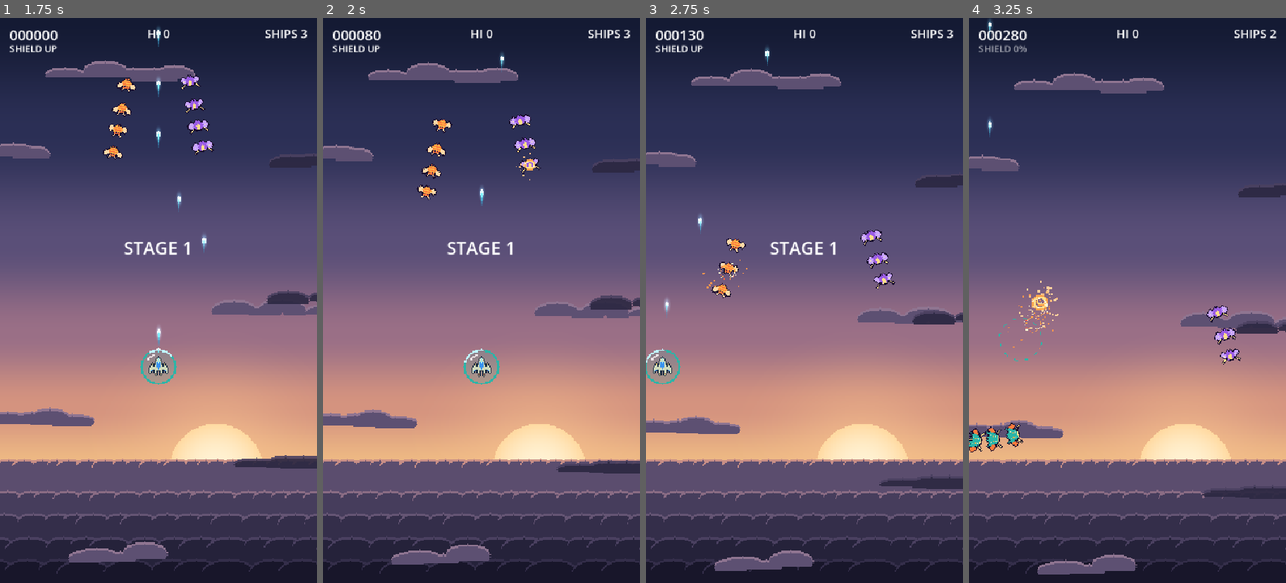
Above: before the commit, frames 1-4 (left to right).
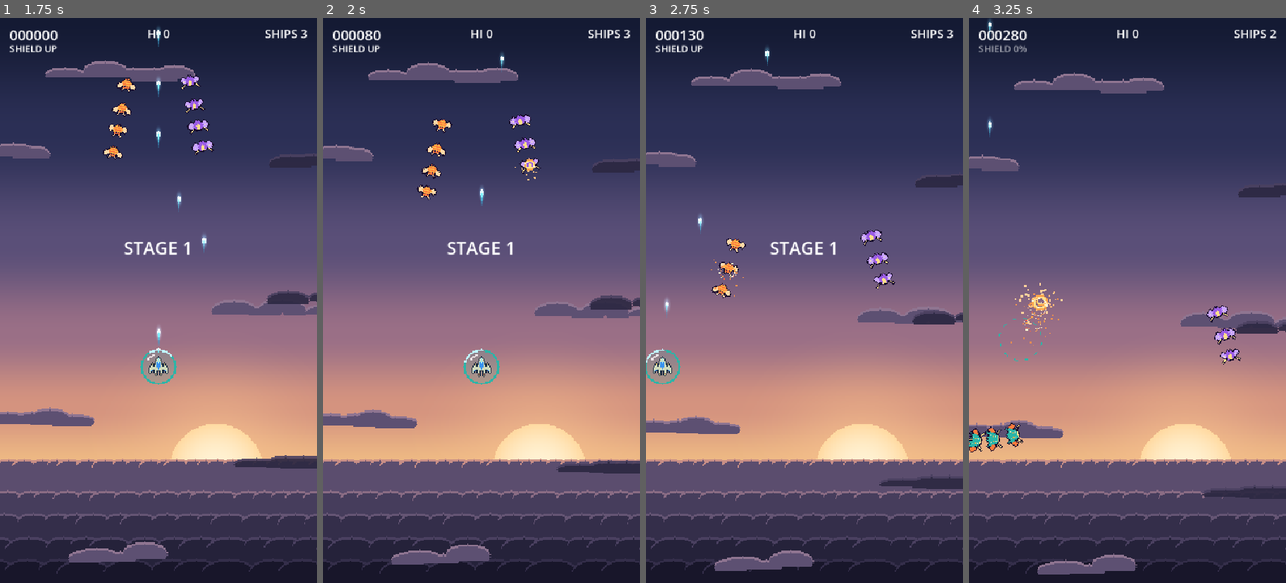
Above: after the commit, the same moments.

Repository: eagit2/gal
Game: Godot game, scene res://scenes/main/boot.tscn
Two runs of this game, one before a commit and one after it. Both use one fixed random seed, a clock stepped at 60 frames per second and the inputs below. Sound files missing from this copy of the repository are replaced by a short silence.
Inputs (mouse positions are in pixels of both pictures, inside the frame that each line leads up to):
- Up to frame 1 (1.75 s): tap Enter at 0.5 s; move the mouse to (142, 413) at 0.52 s; hold Up (move_up) 0.53-1.25 s; hold Space (fire) 0.53-1.25 s; click (142, 413) at 0.67 s; drag from (253, 385) to (158, 419) at 1.27 s
- Up to frame 2 (2 s): no input
- Up to frame 3 (2.75 s): move the mouse to (709, 215) at 2.02 s; hold Left (move_left) from 2.03 s (still down); hold Space (fire) from 2.03 s (still down); tap Z at 2.1 s
- Up to frame 4 (3.25 s): release Left (move_left) at 2.75 s; release Space (fire) at 2.75 s; drag from (1143, 300) to (984, 368) at 2.77 s

Frame 1 is identical in both runs. In frame 2, less than 0.1% of the frame differs, in the area x 60-68%, y 23-29%; in frame 3, less than 0.1%; in frame 4, 0.2%, in the area x 12-30%, y 46-59%.

Commit message:
Audio: generated SFX and music, SoundBank data, AudioCues on EventBus
All sounds are original and synthesized by tools/audio (numpy + scipy, ffmpeg for Vorbis).
19 SFX (shots, hits, explosions, shield pop/restore, graze, combos, jingles, UI) and
8 looping tracks (title, stage, boss, one per combo style). Music follows the art style via
ThemeDef.music and crossfades, resuming the stage track after a combo. AudioManager gains
per-sound cooldown, pitch variance and voice priority; M toggles mute (saved).

Co-Authored-By: Claude Opus 5.5 (1M context) <noreply@anthropic.com>
Claude-Session: https://claude.ai/code/session_01NLwgyJuPYRoDQ1Hcnrb8kY

Diff:
--- a/autoload/audio_manager.gd
+++ b/autoload/audio_manager.gd
@@ -1,42 +1,150 @@
 extends Node
 ## Music and pooled SFX. Buses: Master > Music, SFX, UI (created at runtime until a bus layout is authored).
+## Sounds are data (data/audio/sound_bank.tres); AudioCues maps EventBus signals to them.
+## Browsers start audio on the first input; Godot resumes the web audio context by itself.
 
 const SFX_POOL_SIZE := 16
+const BANK: SoundBank = preload("res://data/audio/sound_bank.tres")
+const FADE_TIME := 0.6
+const SILENT_DB := -60.0
 
-var _music: AudioStreamPlayer
+var cues: AudioCues
+var _music: Array[AudioStreamPlayer] = []
+var _active := 0
+## Where each track was left, so a style that comes back resumes instead of restarting.
+var _positions: Dictionary = {}
+var _music_tweens: Array[Tween] = [null, null]
 var _sfx_pool: Array[AudioStreamPlayer] = []
-var _next_sfx := 0
+var _voice_priority: Array[int] = []
+var _sfx: Dictionary = {}
+var _last_played: Dictionary = {}
 
 
 func _ready() -> void:
+	process_mode = Node.PROCESS_MODE_ALWAYS
 	for bus_name in ["Music", "SFX", "UI"]:
 		if AudioServer.get_bus_index(bus_name) == -1:
 			AudioServer.add_bus()
 			AudioServer.set_bus_name(AudioServer.bus_count - 1, bus_name)
-	_music = AudioStreamPlayer.new()
-	_music.bus = "Music"
-	add_child(_music)
+	for i in 2:
+		var player := AudioStreamPlayer.new()
+		player.bus = "Music"
+		add_child(player)
+		_music.append(player)
 	for i in SFX_POOL_SIZE:
 		var player := AudioStreamPlayer.new()
 		player.bus = "SFX"
+		player.process_mode = Node.PROCESS_MODE_PAUSABLE
 		add_child(player)
 		_sfx_pool.append(player)
+		_voice_priority.append(0)
+	for def in BANK.sfx:
+		_sfx[def.id] = def
+	set_muted(SaveManager.data["settings"].get("muted", false))
+	cues = AudioCues.new()
+	add_child(cues)
 
 
-func play_music(stream: AudioStream) -> void:
-	if _music.stream == stream and _music.playing:
-		return
-	_music.stream = stream
-	_music.play()
+func _unhandled_input(event: InputEvent) -> void:
+	if event.is_action_pressed("mute"):
+		set_muted(not AudioServer.is_bus_mute(0))
+		SaveManager.data["settings"]["muted"] = AudioServer.is_bus_mute(0)
+		SaveManager.save()
 
 
+func current_music() -> AudioStream:
+	var player := _music[_active]
+	return player.stream if player.playing else null
+
+
+## Crossfades to stream. Null fades the music out.
+func play_music(stream: AudioStream, fade: float = FADE_TIME) -> void:
+	var old := _music[_active]
+	if stream != null and old.stream == stream and old.playing:
+		return
+	if old.playing:
+		_positions[old.stream] = old.get_playback_position()
+		_fade(_active, SILENT_DB, fade, true)
+	if stream == null:
+		return
+	_active = 1 - _active
+	var new := _music[_active]
+	new.stream = stream
+	new.volume_db = SILENT_DB if fade > 0.0 else 0.0
+	new.play(_positions.get(stream, 0.0))
+	_fade(_active, 0.0, fade, false)
+
+
+func _fade(index: int, to_db: float, time: float, stop_after: bool) -> void:
+	if _music_tweens[index]:
+		_music_tweens[index].kill()
+	var player := _music[index]
+	var tween := create_tween()
+	tween.tween_property(player, "volume_db", to_db, maxf(time, 0.01))
+	if stop_after:
+		tween.tween_callback(player.stop)
+	_music_tweens[index] = tween
+
+
+func stop_music(fade: float = FADE_TIME) -> void:
+	play_music(null, fade)
+
+
+## Plays a sound from the bank by id. Returns false when it was skipped (cooldown or no voice).
+func play(id: StringName, pitch: float = 1.0) -> bool:
+	var def: SfxDef = _sfx.get(id)
+	if def == null or def.streams.is_empty():
+		push_warning("AudioManager: no sound '%s'" % id)
+		return false
+	var now := Time.get_ticks_msec() / 1000.0
+	if def.cooldown > 0.0 and now - _last_played.get(id, -INF) < def.cooldown:
+		return false
+	var voice := _pick_voice(def.priority)
+	if voice == -1:
+		return false
+	_last_played[id] = now
+	var player := _sfx_pool[voice]
+	player.stream = def.streams.pick_random()
+	player.bus = def.bus
+	player.volume_db = def.volume_db
+	player.pitch_scale = pitch * (1.0 + randf_range(-def.pitch_variance, def.pitch_variance))
+	player.play()
+	_voice_priority[voice] = def.priority
+	return true
+
+
+## Plays a raw stream on the SFX bus (prefer play(id) so the sound is tunable as data).
 func play_sfx(stream: AudioStream, pitch_variance: float = 0.05) -> void:
-	var player := _sfx_pool[_next_sfx]
-	_next_sfx = (_next_sfx + 1) % SFX_POOL_SIZE
+	var voice := _pick_voice(5)
+	if voice == -1:
+		return
+	var player := _sfx_pool[voice]
 	player.stream = stream
+	player.bus = "SFX"
+	player.volume_db = 0.0
 	player.pitch_scale = 1.0 + randf_range(-pitch_variance, pitch_variance)
 	player.play()
+	_voice_priority[voice] = 5
+
+
+## A free voice, else the lowest-priority busy voice below `priority`, else -1.
+func _pick_voice(priority: int) -> int:
+	var lowest := -1
+	for i in SFX_POOL_SIZE:
+		if not _sfx_pool[i].playing:
+			return i
+		if _voice_priority[i] < priority and (lowest == -1 or _voice_priority[i] < _voice_priority[lowest]):
+			lowest = i
+	return lowest
+
+
+func has_sound(id: StringName) -> bool:
+	return _sfx.has(id)
 
 
 func set_bus_volume(bus_name: String, linear: float) -> void:
 	AudioServer.set_bus_volume_db(AudioServer.get_bus_index(bus_name), linear_to_db(linear))
+
+
+func set_muted(muted: bool) -> void:
+	AudioServer.set_bus_mute(0, muted)
--- a/autoload/controls.gd
+++ b/autoload/controls.gd
@@ -8,6 +8,7 @@
 	"move_down": [KEY_DOWN, KEY_S],
 	"fire": [KEY_SPACE, KEY_Z, KEY_J],
 	"pause": [KEY_ESCAPE, KEY_P],
+	"mute": [KEY_M],
 	"debug_style": [KEY_F2],
 }
 const PAD_BUTTONS := {
--- a/autoload/save_manager.gd
+++ b/autoload/save_manager.gd
@@ -17,7 +17,7 @@
 		"currency": 0,
 		"high_score": 0,
 		"unlocks": [],
-		"settings": {"music_volume": 0.8, "sfx_volume": 0.8, "auto_fire": false},
+		"settings": {"music_volume": 0.8, "sfx_volume": 0.8, "muted": false, "auto_fire": false},
 	}
 
 
--- /dev/null
+++ b/data/audio/sound_bank.tres
@@ -0,0 +1,223 @@
+[gd_resource type="Resource" script_class="SoundBank" load_steps=43 format=3]
+
+[ext_resource type="Script" path="res://resources/sound_bank.gd" id="bank"]
+[ext_resource type="Script" path="res://resources/sfx_def.gd" id="sfx_def"]
+[ext_resource type="AudioStream" path="res://assets/audio/music/boss.ogg" id="m_boss"]
+[ext_resource type="AudioStream" path="res://assets/audio/music/title.ogg" id="m_title"]
+[ext_resource type="AudioStream" path="res://assets/audio/sfx/shot.wav" id="s_shot"]
+[ext_resource type="AudioStream" path="res://assets/audio/sfx/shot_hit.wav" id="s_shot_hit"]
+[ext_resource type="AudioStream" path="res://assets/audio/sfx/explode_small.wav" id="s_explode_small"]
+[ext_resource type="AudioStream" path="res://assets/audio/sfx/explode_big.wav" id="s_explode_big"]
+[ext_resource type="AudioStream" path="res://assets/audio/sfx/player_hit.wav" id="s_player_hit"]
+[ext_resource type="AudioStream" path="res://assets/audio/sfx/shield_pop.wav" id="s_shield_pop"]
+[ext_resource type="AudioStream" path="res://assets/audio/sfx/shield_restore.wav" id="s_shield_restore"]
+[ext_resource type="AudioStream" path="res://assets/audio/sfx/graze.wav" id="s_graze"]
+[ext_resource type="AudioStream" path="res://assets/audio/sfx/pickup.wav" id="s_pickup"]
+[ext_resource type="AudioStream" path="res://assets/audio/sfx/upgrade_pick.wav" id="s_upgrade_pick"]
+[ext_resource type="AudioStream" path="res://assets/audio/sfx/combo_start.wav" id="s_combo_start"]
+[ext_resource type="AudioStream" path="res://assets/audio/sfx/combo_end.wav" id="s_combo_end"]
+[ext_resource type="AudioStream" path="res://assets/audio/sfx/synergy.wav" id="s_synergy"]
+[ext_resource type="AudioStream" path="res://assets/audio/sfx/stage_start.wav" id="s_stage_start"]
+[ext_resource type="AudioStream" path="res://assets/audio/sfx/stage_clear.wav" id="s_stage_clear"]
+[ext_resource type="AudioStream" path="res://assets/audio/sfx/game_over.wav" id="s_game_over"]
+[ext_resource type="AudioStream" path="res://assets/audio/sfx/ui_move.wav" id="s_ui_move"]
+[ext_resource type="AudioStream" path="res://assets/audio/sfx/ui_confirm.wav" id="s_ui_confirm"]
+[ext_resource type="AudioStream" path="res://assets/audio/sfx/ui_back.wav" id="s_ui_back"]
+
+[sub_resource type="Resource" id="shot"]
+script = ExtResource("sfx_def")
+id = &"shot"
+streams = Array[AudioStream]([ExtResource("s_shot")])
+volume_db = -10.0
+pitch_variance = 0.06
+cooldown = 0.05
+priority = 1
+bus = &"SFX"
+
+[sub_resource type="Resource" id="shot_hit"]
+script = ExtResource("sfx_def")
+id = &"shot_hit"
+streams = Array[AudioStream]([ExtResource("s_shot_hit")])
+volume_db = -12.0
+pitch_variance = 0.1
+cooldown = 0.03
+priority = 2
+bus = &"SFX"
+
+[sub_resource type="Resource" id="explode_small"]
+script = ExtResource("sfx_def")
+id = &"explode_small"
+streams = Array[AudioStream]([ExtResource("s_explode_small")])
+volume_db = -4.0
+pitch_variance = 0.12
+cooldown = 0.03
+priority = 5
+bus = &"SFX"
+
+[sub_resource type="Resource" id="explode_big"]
+script = ExtResource("sfx_def")
+id = &"explode_big"
+streams = Array[AudioStream]([ExtResource("s_explode_big")])
+volume_db = -2.0
+pitch_variance = 0.08
+cooldown = 0.05
+priority = 7
+bus = &"SFX"
+
+[sub_resource type="Resource" id="player_hit"]
+script = ExtResource("sfx_def")
+id = &"player_hit"
+streams = Array[AudioStream]([ExtResource("s_player_hit")])
+volume_db = 0.0
+pitch_variance = 0.0
+cooldown = 0.3
+priority = 10
+bus = &"SFX"
+
+[sub_resource type="Resource" id="shield_pop"]
+script = ExtResource("sfx_def")
+id = &"shield_pop"
+streams = Array[AudioStream]([ExtResource("s_shield_pop")])
+volume_db = 0.0
+pitch_variance = 0.03
+cooldown = 0.2
+priority = 9
+bus = &"SFX"
+
+[sub_resource type="Resource" id="shield_restore"]
+script = ExtResource("sfx_def")
+id = &"shield_restore"
+streams = Array[AudioStream]([ExtResource("s_shield_restore")])
+volume_db = -4.0
+pitch_variance = 0.0
+cooldown = 0.5
+priority = 8
+bus = &"SFX"
+
+[sub_resource type="Resource" id="graze"]
+script = ExtResource("sfx_def")
+id = &"graze"
+streams = Array[AudioStream]([ExtResource("s_graze")])
+volume_db = -10.0
+pitch_variance = 0.15
+cooldown = 0.06
+priority = 2
+bus = &"SFX"
+
+[sub_resource type="Resource" id="pickup"]
+script = ExtResource("sfx_def")
+id = &"pickup"
+streams = Array[AudioStream]([ExtResource("s_pickup")])
+volume_db = -4.0
+pitch_variance = 0.02
+cooldown = 0.05
+priority = 7
+bus = &"SFX"
+
+[sub_resource type="Resource" id="upgrade_pick"]
+script = ExtResource("sfx_def")
+id = &"upgrade_pick"
+streams = Array[AudioStream]([ExtResource("s_upgrade_pick")])
+volume_db = -3.0
+pitch_variance = 0.0
+cooldown = 0.1
+priority = 8
+bus = &"UI"
+
+[sub_resource type="Resource" id="combo_start"]
+script = ExtResource("sfx_def")
+id = &"combo_start"
+streams = Array[AudioStream]([ExtResource("s_combo_start")])
+volume_db = -2.0
+pitch_variance = 0.0
+cooldown = 0.5
+priority = 9
+bus = &"SFX"
+
+[sub_resource type="Resource" id="combo_end"]
+script = ExtResource("sfx_def")
+id = &"combo_end"
+streams = Array[AudioStream]([ExtResource("s_combo_end")])
+volume_db = -5.0
+pitch_variance = 0.0
+cooldown = 0.5
+priority = 8
+bus = &"SFX"
+
+[sub_resource type="Resource" id="synergy"]
+script = ExtResource("sfx_def")
+id = &"synergy"
+streams = Array[AudioStream]([ExtResource("s_synergy")])
+volume_db = -3.0
+pitch_variance = 0.0
+cooldown = 0.3
+priority = 8
+bus = &"SFX"
+
+[sub_resource type="Resource" id="stage_start"]
+script = ExtResource("sfx_def")
+id = &"stage_start"
+streams = Array[AudioStream]([ExtResource("s_stage_start")])
+volume_db = -4.0
+pitch_variance = 0.0
+cooldown = 1.0
+priority = 8
+bus = &"UI"
+
+[sub_resource type="Resource" id="stage_clear"]
+script = ExtResource("sfx_def")
+id = &"stage_clear"
+streams = Array[AudioStream]([ExtResource("s_stage_clear")])
+volume_db = -3.0
+pitch_variance = 0.0
+cooldown = 1.0
+priority = 8
+bus = &"UI"
+
+[sub_resource type="Resource" id="game_over"]
+script = ExtResource("sfx_def")
+id = &"game_over"
+streams = Array[AudioStream]([ExtResource("s_game_over")])
+volume_db = -2.0
+pitch_variance = 0.0
+cooldown = 2.0
+priority = 10
+bus = &"UI"
+
+[sub_resource type="Resource" id="ui_move"]
+script = ExtResource("sfx_def")
+id = &"ui_move"
+streams = Array[AudioStream]([ExtResource("s_ui_move")])
+volume_db = -8.0
+pitch_variance = 0.0
+cooldown = 0.03
+priority = 6
+bus = &"UI"
+
+[sub_resource type="Resource" id="ui_confirm"]
+script = ExtResource("sfx_def")
+id = &"ui_confirm"
+streams = Array[AudioStream]([ExtResource("s_ui_confirm")])
+volume_db = -5.0
+pitch_variance = 0.0
+cooldown = 0.05
+priority = 6
+bus = &"UI"
+
+[sub_resource type="Resource" id="ui_back"]
+script = ExtResource("sfx_def")
+id = &"ui_back"
+streams = Array[AudioStream]([ExtResource("s_ui_back")])
+volume_db = -5.0
+pitch_variance = 0.0
+cooldown = 0.05
+priority = 6
+bus = &"UI"
+
+[resource]
+script = ExtResource("bank")
+sfx = Array[ExtResource("sfx_def")]([SubResource("shot"), SubResource("shot_hit"), SubResource("explode_small"), SubResource("explode_big"), SubResource("player_hit"), SubResource("shield_pop"), SubResource("shield_restore"), SubResource("graze"), SubResource("pickup"), SubResource("upgrade_pick"), SubResource("combo_start"), SubResource("combo_end"), SubResource("synergy"), SubResource("stage_start"), SubResource("stage_clear"), SubResource("game_over"), SubResource("ui_move"), SubResource("ui_confirm"), SubResource("ui_back")])
+boss_music = ExtResource("m_boss")
+scene_music = {
+"res://scenes/main/title.tscn": ExtResource("m_title")
+}
--- a/data/enemies/warden.tres
+++ b/data/enemies/warden.tres
@@ -8,6 +8,7 @@
 script = ExtResource("1")
 id = &"warden"
 hp = 2
+death_sound = &"explode_big"
 score = 150
 dive_score = 400
 speed = 230.0
--- a/data/themes/dusk_armada.tres
+++ b/data/themes/dusk_armada.tres
@@ -1,6 +1,7 @@
-[gd_resource type="Resource" script_class="ThemeDef" load_steps=2 format=3]
+[gd_resource type="Resource" script_class="ThemeDef" load_steps=3 format=3]
 
 [ext_resource type="Script" path="res://resources/theme_def.gd" id="1"]
+[ext_resource type="AudioStream" path="res://assets/audio/music/dusk_armada.ogg" id="music"]
 
 [resource]
 script = ExtResource("1")
@@ -8,3 +9,4 @@
 display_name = "Dusk Armada"
 family = &"pixel"
 palette = Array[Color]([Color(0.078, 0.039, 0.157, 1), Color(0.451, 0.129, 0.373, 1), Color(0.91, 0.392, 0.314, 1), Color(0.988, 0.647, 0.302, 1), Color(0.957, 0.89, 0.757, 1), Color(0.169, 0.71, 0.659, 1), Color(0.91, 0.271, 0.478, 1)])
+music = ExtResource("music")
--- a/data/themes/outrun_grid.tres
+++ b/data/themes/outrun_grid.tres
@@ -1,6 +1,7 @@
-[gd_resource type="Resource" script_class="ThemeDef" load_steps=2 format=3]
+[gd_resource type="Resource" script_class="ThemeDef" load_steps=3 format=3]
 
 [ext_resource type="Script" path="res://resources/theme_def.gd" id="1"]
+[ext_resource type="AudioStream" path="res://assets/audio/music/outrun_grid.ogg" id="music"]
 
 [resource]
 script = ExtResource("1")
@@ -8,3 +9,4 @@
 display_name = "Outrun Grid"
 family = &"vector"
 palette = Array[Color]([Color(0.02, 0.004, 0.059, 1), Color(0.169, 0.039, 0.29, 1), Color(1, 0.247, 0.847, 1), Color(0.176, 0.886, 0.902, 1), Color(1, 0.608, 0.239, 1), Color(0.976, 0.973, 0.443, 1)])
+music = ExtResource("music")
--- a/resources/enemy_def.gd
+++ b/resources/enemy_def.gd
@@ -3,6 +3,8 @@
 
 @export var id: StringName
 @export var hp: int = 1
+## SoundBank id played when it dies.
+@export var death_sound: StringName = &"explode_small"
 @export var score: int = 50
 ## Score when killed mid-dive.
 @export var dive_score: int = 100
--- /dev/null
+++ b/resources/sfx_def.gd
@@ -0,0 +1,14 @@
+class_name SfxDef
+extends Resource
+## One sound effect. AudioCues plays these by id through AudioManager.play().
+
+@export var id: StringName
+## One is picked at random each time, for variety.
+@export var streams: Array[AudioStream] = []
+@export var volume_db: float = 0.0
+@export var pitch_variance: float = 0.05
+## Minimum seconds between two plays of this sound (stops machine-gun stacking).
+@export var cooldown: float = 0.0
+## When every voice is busy, a sound may only steal a voice playing a lower priority.
+@export_range(0, 10) var priority: int = 5
+@export var bus: StringName = &"SFX"
--- /dev/null
+++ b/resources/sound_bank.gd
@@ -0,0 +1,9 @@
+class_name SoundBank
+extends Resource
+## Every sound effect plus music that doesn't come from an art style (ThemeDef.music covers those).
+
+@export var sfx: Array[SfxDef] = []
+## Played instead of the style's music on stages marked as boss stages (StageDef.boss).
+@export var boss_music: AudioStream
+## Scene file path -> music for menus that aren't the game scene (title, hangar, ...).
+@export var scene_music: Dictionary = {}
--- a/resources/stage_def.gd
+++ b/resources/stage_def.gd
@@ -14,3 +14,5 @@
 @export var reinforce_below: int = 18
 @export var modifiers: Array[StringName] = []
 @export_range(0, 3) var music_intensity: int = 1
+## Boss stage: plays SoundBank.boss_music instead of the style's music.
+@export var boss: bool = false
--- /dev/null
+++ b/systems/audio_cues.gd
@@ -0,0 +1,125 @@
+class_name AudioCues
+extends Node
+## Turns game events into sounds and music. Lives under AudioManager, so it works in every scene
+## without gameplay code knowing about audio. Music follows the art style (ThemeDef.music):
+## stages play their style's track, combo modes crossfade to theirs, boss stages use the boss track.
+
+const STAGES_DIR := "res://data/stages/%s.tres"
+## Every sound id this script plays directly (tests check they exist in the bank).
+const CUES: Array[StringName] = [&"shot", &"player_hit", &"shield_pop", &"shield_restore",
+		&"stage_start", &"stage_clear", &"game_over", &"upgrade_pick", &"ui_move", &"ui_confirm"]
+## M3 signals (combos, grazes, synergies). Connected only if EventBus has them.
+const OPTIONAL_CUES := {
+	&"shot_hit": &"shot_hit",
+	&"bullet_grazed": &"graze",
+	&"combo_started": &"combo_start",
+	&"combo_ended": &"combo_end",
+	&"synergy_activated": &"synergy",
+}
+
+var _shield_up := true
+var _boss_stage := false
+var _in_run := false
+
+
+func _ready() -> void:
+	EventBus.shot_fired.connect(_cue.bind(&"shot"))
+	EventBus.enemy_killed.connect(_on_enemy_killed)
+	EventBus.player_hit.connect(_cue.bind(&"player_hit"))
+	EventBus.shield_changed.connect(_on_shield_changed)
+	EventBus.stage_started.connect(_on_stage_started)
+	EventBus.stage_cleared.connect(_cue.bind(&"stage_clear").unbind(1))
+	EventBus.run_started.connect(_on_run_started.unbind(1))
+	EventBus.run_ended.connect(_on_run_ended)
+	EventBus.upgrade_picked.connect(_cue.bind(&"upgrade_pick").unbind(1))
+	for signal_name: StringName in OPTIONAL_CUES:
+		if EventBus.has_signal(signal_name):
+			var cue: Callable = _cue.bind(OPTIONAL_CUES[signal_name])
+			var args := _signal_arg_count(signal_name)
+			EventBus.connect(signal_name, cue.unbind(args) if args > 0 else cue)
+	get_tree().node_added.connect(_on_node_added)
+	get_tree().scene_changed.connect(_on_scene_changed)
+	get_viewport().gui_focus_changed.connect(_cue.bind(&"ui_move").unbind(1))
+	# StyleDirector is a later autoload; it is ready once the tree is.
+	_connect_style.call_deferred()
+
+
+func _connect_style() -> void:
+	StyleDirector.style_changed.connect(_on_style_changed)
+
+
+func _cue(id: StringName) -> void:
+	AudioManager.play(id)
+
+
+func _signal_arg_count(signal_name: StringName) -> int:
+	for info in EventBus.get_signal_list():
+		if info["name"] == signal_name:
+			return info["args"].size()
+	return 0
+
+
+## Music for the game scene: the boss track on boss stages, else the active style's track.
+func stage_music() -> AudioStream:
+	if _boss_stage and AudioManager.BANK.boss_music:
+		return AudioManager.BANK.boss_music
+	var theme: ThemeDef = StyleDirector.current
+	if theme.music:
+		return theme.music
+	return StyleDirector.THEMES[StyleDirector.BASE_THEME].music
+
+
+func _on_enemy_killed(enemy: Node2D, _position: Vector2, _score: int) -> void:
+	var def: EnemyDef = enemy.get("def") as EnemyDef
+	AudioManager.play(def.death_sound if def else &"explode_small")
+
+
+## The shield reports its charge in steps: 0 means it just popped, 1 means it is back.
+func _on_shield_changed(charge: float) -> void:
+	if charge <= 0.0 and _shield_up:
+		_shield_up = false
+		AudioManager.play(&"shield_pop")
+	elif charge >= 1.0 and not _shield_up:
+		_shield_up = true
+		AudioManager.play(&"shield_restore")
+
+
+func _on_run_started() -> void:
+	_in_run = true
+	_shield_up = true
+
+
+func _on_stage_started(stage_id: StringName) -> void:
+	_in_run = true
+	var path := STAGES_DIR % stage_id
+	var stage: StageDef = load(path) if ResourceLoader.exists(path) else null
+	_boss_stage = stage != null and stage.boss
+	AudioManager.play(&"stage_start")
+	AudioManager.play_music(stage_music())
+
+
+func _on_run_ended(_victory: bool) -> void:
+	_in_run = false
+	AudioManager.stop_music(1.2)
+	AudioManager.play(&"game_over")
+
+
+func _on_style_changed(_theme: ThemeDef) -> void:
+	if _in_run:
+		AudioManager.play_music(stage_music())
+
+
+func _on_scene_changed() -> void:
+	var scene := get_tree().current_scene
+	if scene == null:
+		return
+	var music: AudioStream = AudioManager.BANK.scene_music.get(scene.scene_file_path)
+	if music:
+		_in_run = false
+		AudioManager.play_music(music)
+
+
+## Every button in every menu clicks when pressed.
+func _on_node_added(node: Node) -> void:
+	if node is BaseButton:
+		(node as BaseButton).pressed.connect(_cue.bind(&"ui_confirm"))
--- /dev/null
+++ b/tests/unit/test_audio.gd
@@ -0,0 +1,47 @@
+extends TestCase
+## The sound bank is complete and music loops.
+
+const BANK_PATH := "res://data/audio/sound_bank.tres"
+
+
+func _bank_ids() -> Array[StringName]:
+	var bank: SoundBank = load(BANK_PATH)
+	var ids: Array[StringName] = []
+	for def in bank.sfx:
+		ids.append(def.id)
+	return ids
+
+
+func test_every_sound_has_a_stream() -> void:
+	var bank: SoundBank = load(BANK_PATH)
+	for def in bank.sfx:
+		expect_true(not def.streams.is_empty() and def.streams.all(func(s: AudioStream) -> bool: return s != null),
+				"%s has streams" % def.id)
+
+
+func test_sound_ids_are_unique() -> void:
+	var ids := _bank_ids()
+	for id in ids:
+		expect_eq(ids.count(id), 1, "%s once" % id)
+
+
+func test_cues_exist_in_bank() -> void:
+	var ids := _bank_ids()
+	var wanted: Array[StringName] = AudioCues.CUES.duplicate()
+	wanted.append_array(AudioCues.OPTIONAL_CUES.values())
+	for file in DirAccess.get_files_at("res://data/enemies"):
+		if file.ends_with(".tres"):
+			wanted.append((load("res://data/enemies/" + file) as EnemyDef).death_sound)
+	for id in wanted:
+		expect_true(id in ids, "%s in bank" % id)
+
+
+func test_music_loops() -> void:
+	var bank: SoundBank = load(BANK_PATH)
+	var tracks: Array[AudioStream] = [bank.boss_music]
+	tracks.append_array(bank.scene_music.values())
+	for theme in ["dusk_armada", "outrun_grid"]:
+		tracks.append((load("res://data/themes/%s.tres" % theme) as ThemeDef).music)
+	for track in tracks:
+		expect_true(track is AudioStreamOggVorbis and (track as AudioStreamOggVorbis).loop,
+				"%s loops" % (track.resource_path if track else "missing track"))
Not shown, added: assets/audio/music/arcade_classic.ogg.import
Not shown, added: assets/audio/music/boss.ogg.import
Not shown, added: assets/audio/music/cold_hologram.ogg.import
Not shown, added: assets/audio/music/dusk_armada.ogg.import
Not shown, added: assets/audio/music/outrun_grid.ogg.import
Not shown, added: assets/audio/music/particle_storm.ogg.import
Not shown, added: assets/audio/music/pocket_four.ogg.import
Not shown, added: assets/audio/music/title.ogg.import
Not shown, added: assets/audio/sfx/combo_end.wav.import
Not shown, added: assets/audio/sfx/combo_start.wav.import
Not shown, added: assets/audio/sfx/explode_big.wav.import
Not shown, added: assets/audio/sfx/explode_small.wav.import
(and 50 more such lines)
